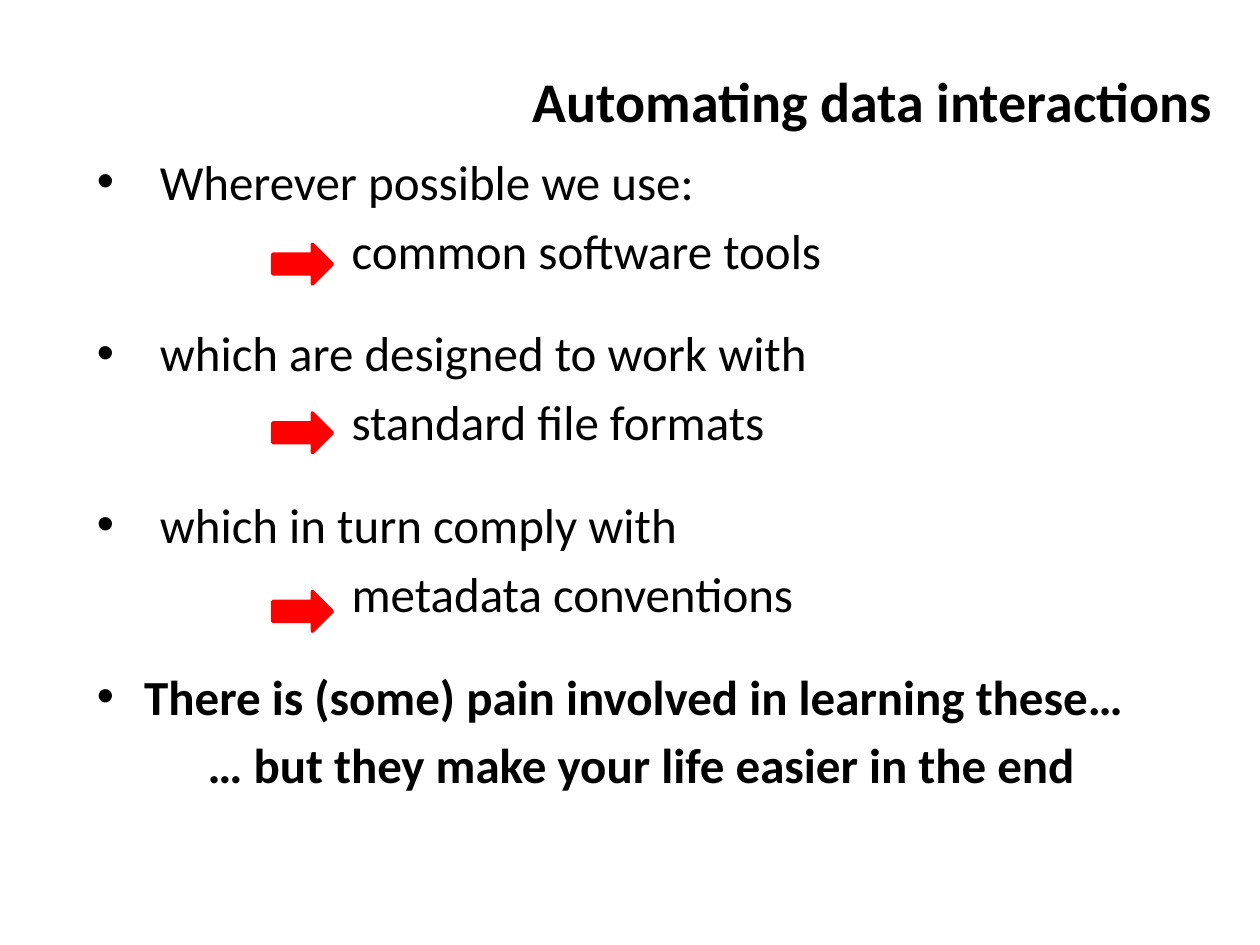
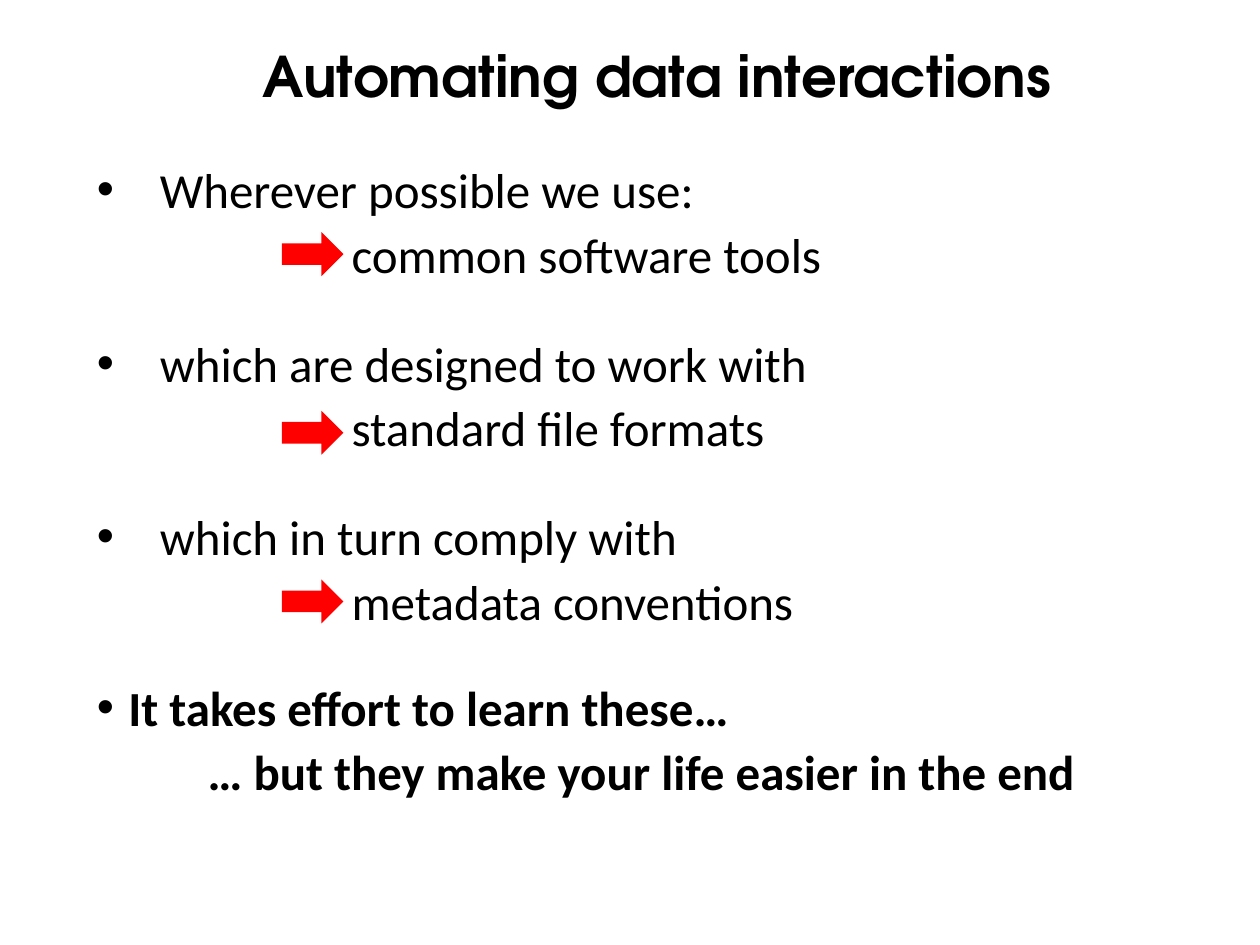
Before and after one commit to ncasuk/ncas-isc, a slide deck: slide 6 of overview_presentations/Why_good_data_curation_is_essential_for_good_science.pptx. Drawn at 1260x945 pixels with LibreOffice and Linux fonts; fonts in the diff are those of the drawing; background and template pictures are left out. Boxes give left, top, right and bottom in pixels: in the first picture for what was removed or moved away, otherwise in the second. Text is boxed around its words. In the diff, an @@ line names an element or a change of style, - is before the commit and + after.

Commit message:
Updated Data Curation presentation and added new slide template.

```diff
--- a/overview_presentations/Why_good_data_curation_is_essential_for_good_science.pptx
+++ b/overview_presentations/Why_good_data_curation_is_essential_for_good_science.pptx
@@ title "Automating data interactions": place and size @@
-title "Automating data interactions" at bbox=[533, 82, 1212, 132]
+title "Automating data interactions" at bbox=[263, 54, 1051, 110]
@@ title "Automating data interactions" at bbox=[263, 54, 1051, 110]: font Calibri to TeX Gyre Adventor; alignment right to centre; line spacing 1 to 0.9 @@
@@ text "Wherever possible we use:": place and size @@
-text "Wherever possible we use:" at bbox=[144, 166, 1123, 791]
+text "Wherever possible we use:" at bbox=[128, 174, 1074, 798]
@@ text at bbox=[160, 174, 1074, 798]: line spacing 1 to 0.8; more space between paragraphs @@
@@ outline #FF0000 2 pt to #FF0000 1 pt in 3 elements at bbox=[282, 413, 341, 452], bbox=[282, 582, 341, 621], bbox=[282, 234, 341, 273] @@
@@ right arrow: place and size @@
-right arrow at bbox=[273, 244, 333, 284]
+right arrow at bbox=[282, 234, 341, 273]
@@ right arrow: place and size @@
-right arrow at bbox=[273, 413, 333, 452]
+right arrow at bbox=[282, 413, 341, 452]
@@ right arrow: place and size @@
-right arrow at bbox=[273, 591, 333, 630]
+right arrow at bbox=[282, 582, 341, 621]
@@ text at bbox=[128, 691, 729, 727]: text changed @@
-• There is (some) pain involved in learning these…
+• It takes effort to learn these…
```
Also in this commit, not shown: 31 other slides changed, 1 slide removed, 1 other file.
